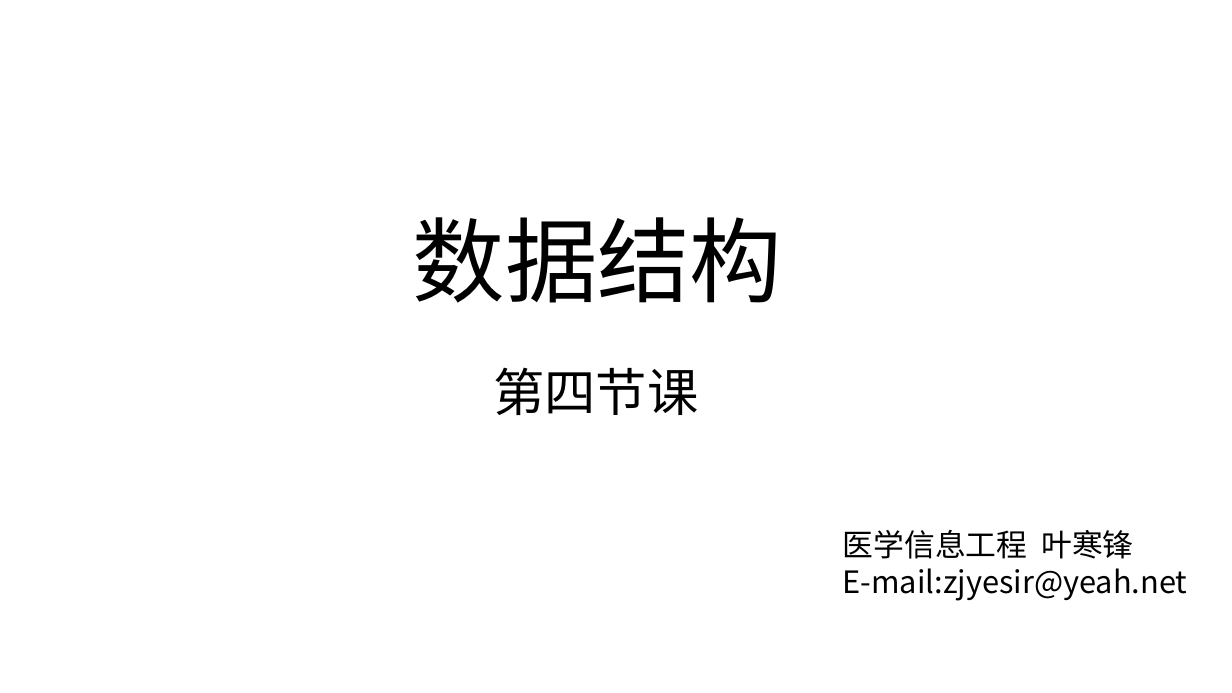
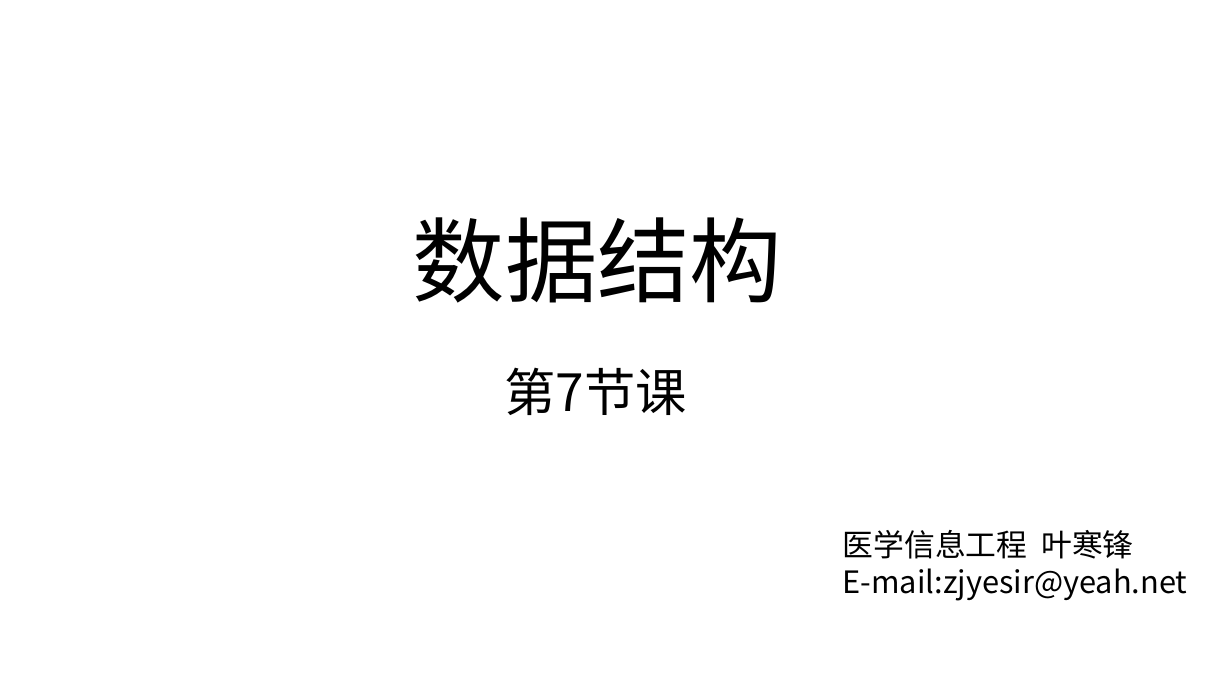
Before and after one commit to zjyesir/hmc_data_structure, a slide deck: slide 1 of ppt/5.数组和广义表.pptx. Drawn at 1232x693 pixels with LibreOffice and Linux fonts; fonts in the diff are those of the drawing; background and template pictures are left out. Boxes give left, top, right and bottom in pixels: in the first picture for what was removed or moved away, otherwise in the second. Text is boxed around its words. In the diff, an @@ line names an element or a change of style, - is before the commit and + after.

```diff
--- a/ppt/5.数组和广义表.pptx
+++ b/ppt/5.数组和广义表.pptx
@@ text at <box>505,367,687,415</box>: text changed @@
-第四节课
+第7节课
```
Also in this commit, not shown: 8 other files.
